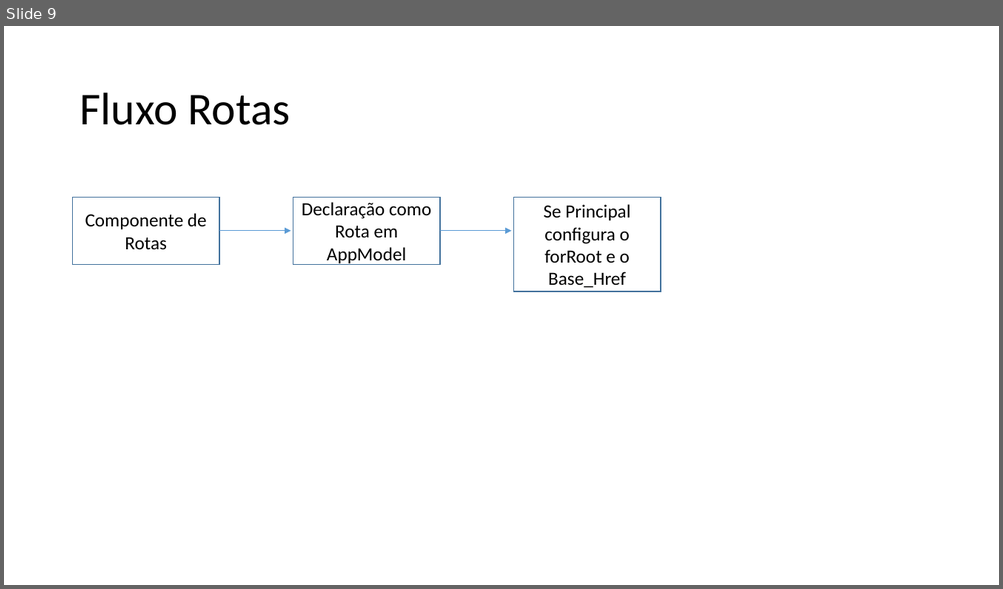
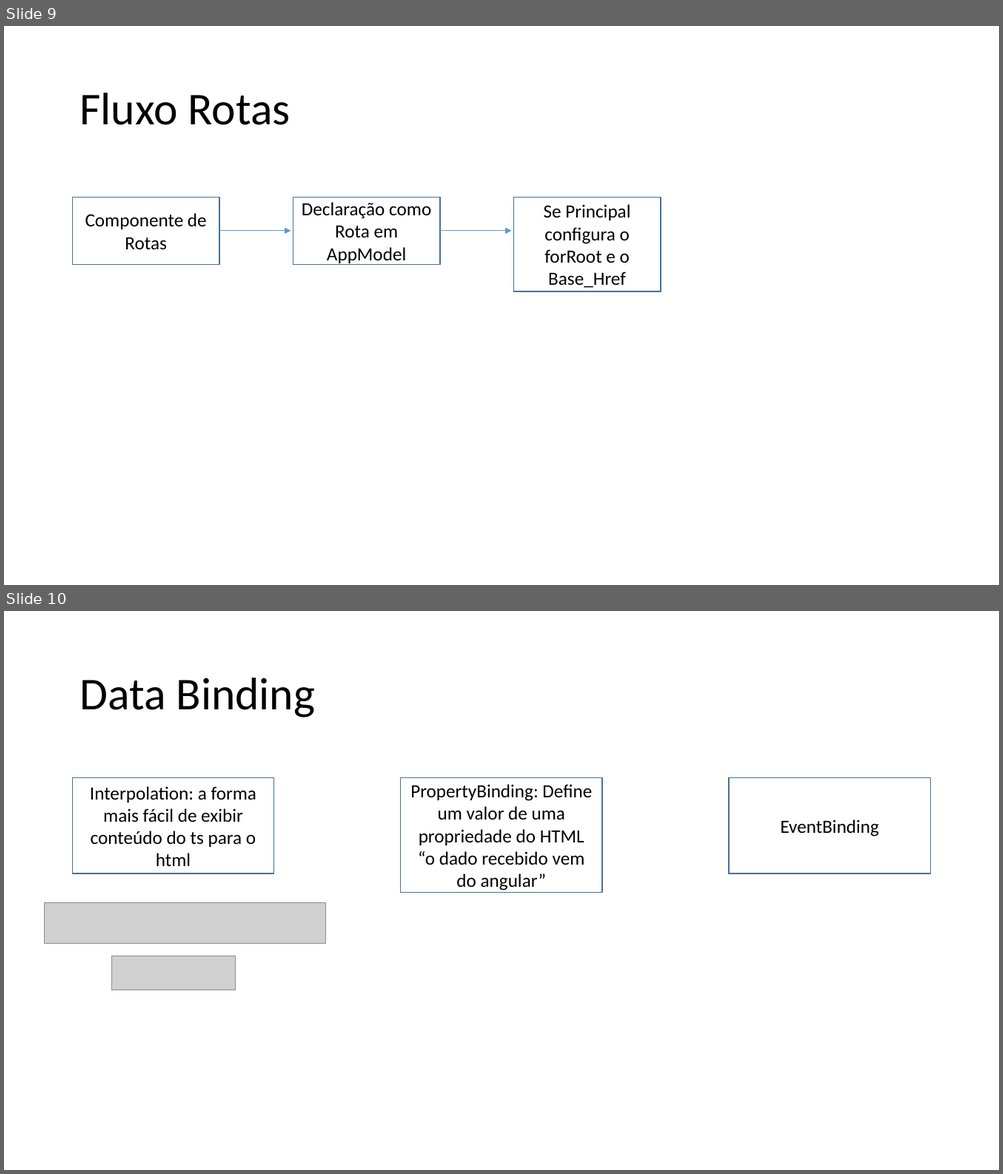
Before and after one commit to antonio2911/AngularDevIo, a slide deck: Mapas.pptx. Shown one above the other, each under a label of ours: slide 9 before the commit, slides 9 and 10 after it. The pictures are 1003x589 and 1003x1174 pixels, drawn with LibreOffice and Linux fonts; fonts in the diff are those of the drawing; grey boxes stand for pictures. Boxes give left, top, right and bottom in pixels: in the first picture for what was removed or moved away, otherwise in the second. Text is boxed around its words. In the diff, an @@ line names an element or a change of style, - is before the commit and + after.

Commit message:
Data Binding e Component de calculos

```diff
--- a/Mapas.pptx
+++ b/Mapas.pptx
@@ slide 10 added at bbox=[4, 611, 999, 1170], background #FFFFFF @@
@@ title added at bbox=[79, 678, 316, 718], 44 pt, text #000000 @@
+Data Binding
@@ rectangle added at bbox=[73, 778, 274, 874], outline #43739E 1 pt, 18 pt, text #000000 @@
+Interpolation: a forma mais fácil de exibir conteúdo do ts para o html
@@ rectangle added at bbox=[401, 778, 603, 893], outline #43739E 1 pt, 18 pt, text #000000 @@
+PropertyBinding: Define um valor de uma propriedade do HTML
+“o dado recebido vem do angular”
@@ rectangle added at bbox=[728, 778, 930, 874], outline #43739E 1 pt, 18 pt, text #000000 @@
+EventBinding
@@ picture added at bbox=[44, 903, 326, 944] @@
@@ picture added at bbox=[111, 956, 236, 990] @@
```
Also in this commit, not shown: 1 other slide added, 10 other files.
